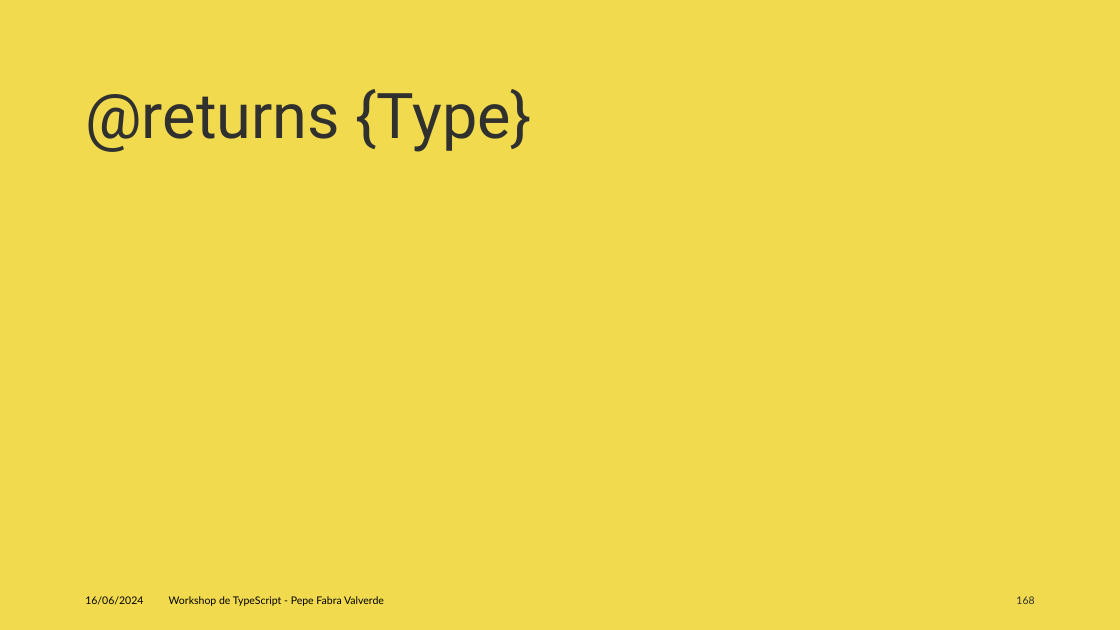
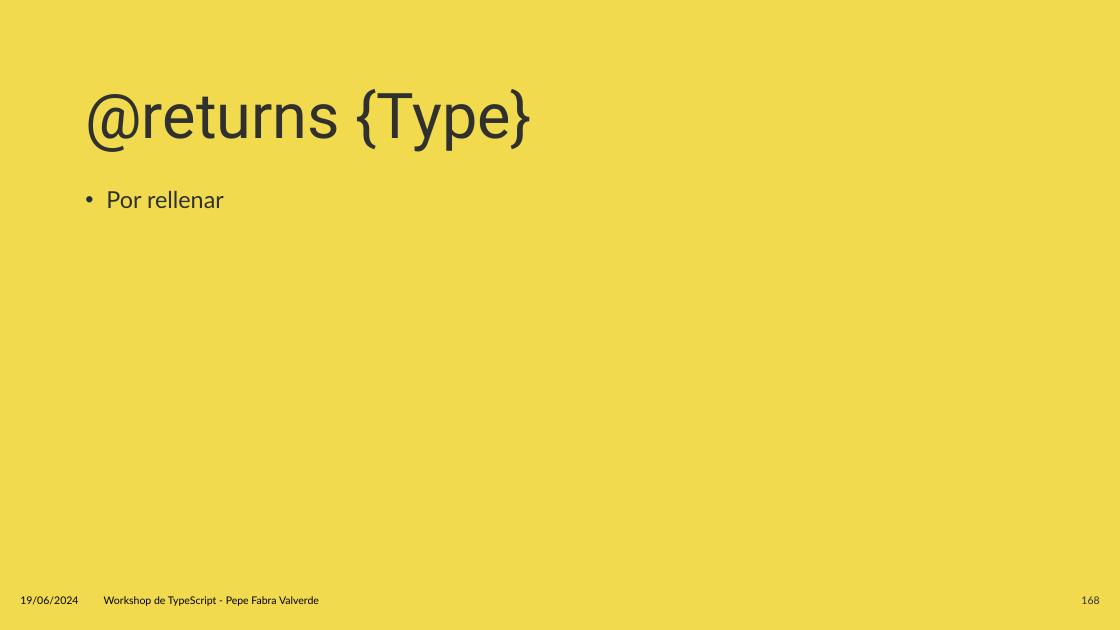
Before and after one commit to jofaval/talks-about, a slide deck: slide 168 of workshops/typescript/typescript-workshop.es.pptx. Drawn at 1120x630 pixels with LibreOffice and Linux fonts; fonts in the diff are those of the drawing. Boxes give left, top, right and bottom in pixels: in the first picture for what was removed or moved away, otherwise in the second. Text is boxed around its words. In the diff, an @@ line names an element or a change of style, - is before the commit and + after.

```diff
--- a/workshops/typescript/typescript-workshop.es.pptx
+++ b/workshops/typescript/typescript-workshop.es.pptx
@@ text added at <box>106,191,224,208</box>, 20 pt, text #30312F @@
+• Por rellenar
@@ text at <box>20,596,78,605</box>: text changed @@
-16/06/2024
+19/06/2024
@@ text "Workshop de TypeScript - Pepe ...": place and size @@
-text "Workshop de TypeScript - Pepe ..." at <box>169,596,384,606</box>
+text "Workshop de TypeScript - Pepe ..." at <box>104,596,319,606</box>
@@ page number: place and size @@
-page number at <box>1016,596,1034,604</box>
+page number at <box>1081,596,1099,604</box>
```
Also in this commit, not shown: 188 other slides changed, 4 slides added, 2 other files.
